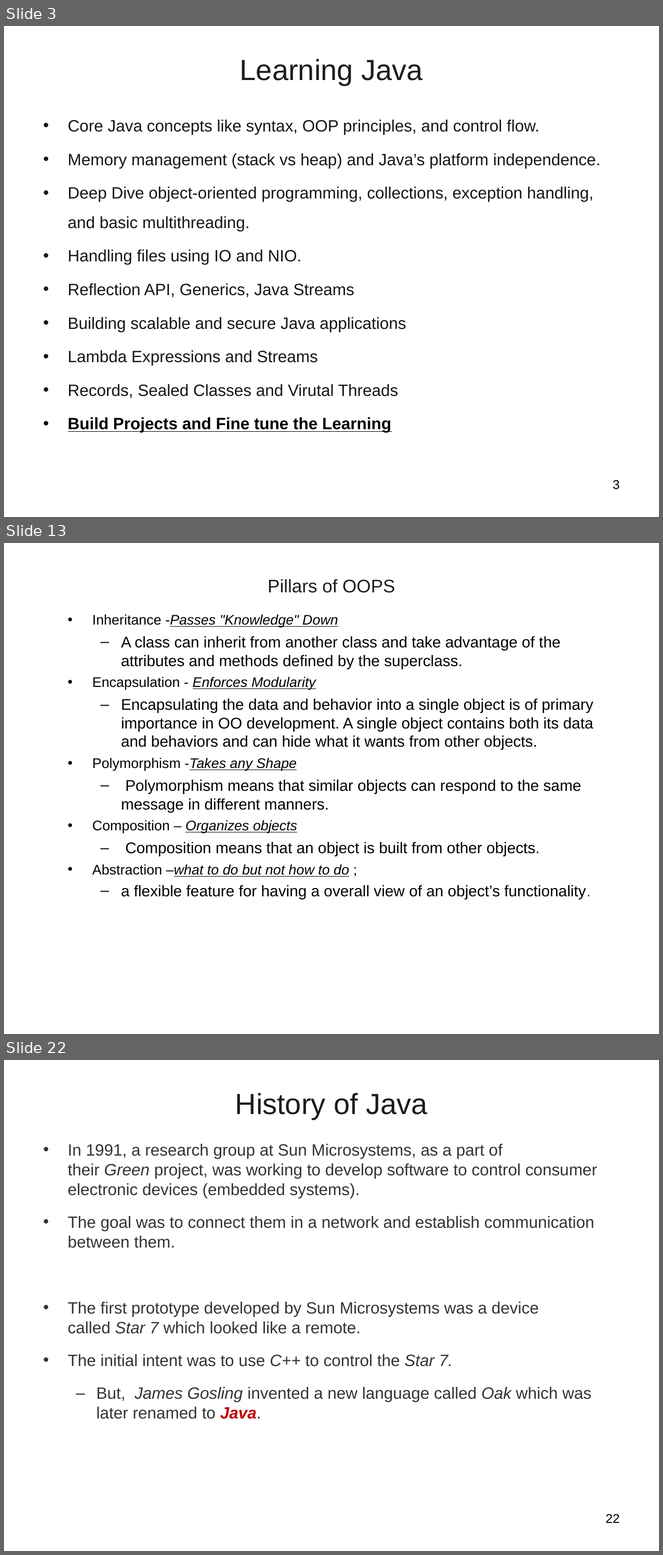
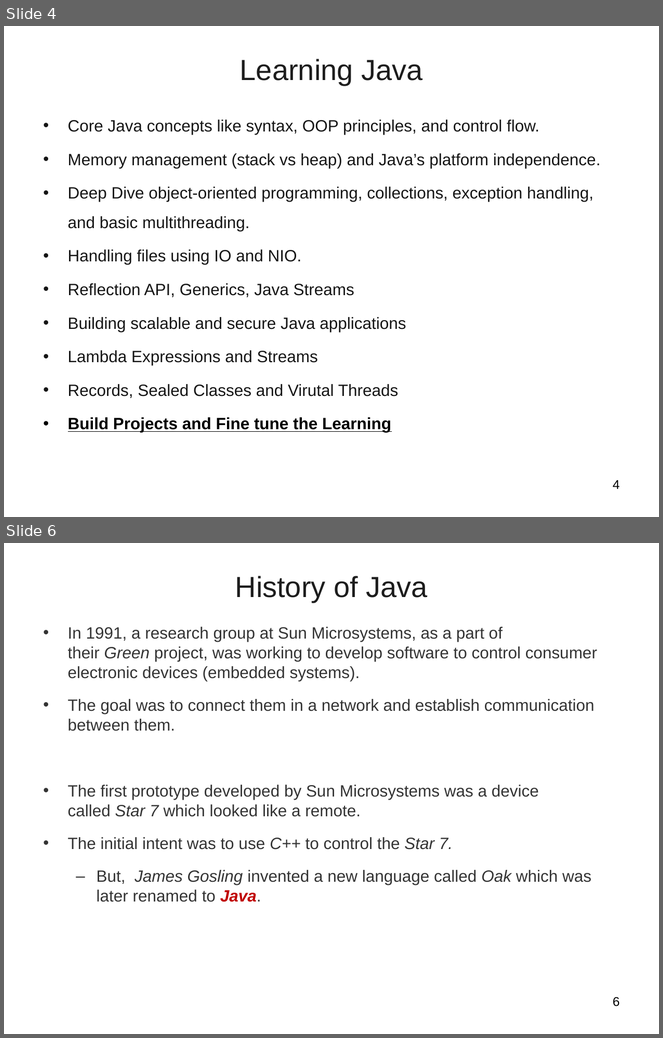
Before and after one commit to vatsanTraining/training_july_2025, a slide deck: Day1.ppt. Shown one above the other, each under a label of ours: slides 3, 13 and 22 before the commit, slides 4 and 6 after it; the slides between them are not shown. The pictures are 663x1555 and 663x1038 pixels, drawn with LibreOffice and Linux fonts; fonts in the diff are those of the drawing; background and template pictures are left out. Boxes give left, top, right and bottom in pixels: in the first picture for what was removed or moved away, otherwise in the second. Text is boxed around its words. In the diff, an @@ line names an element or a change of style, - is before the commit and + after.

```diff
--- a/Day1.ppt
+++ b/Day1.ppt
@@ slide 13 removed at (x1=4, y1=543, x2=659, y2=1034), background picture (left out) @@
@@ title removed at (x1=268, y1=579, x2=395, y2=593) @@
-Pillars of OOPS
@@ text removed at (x1=92, y1=614, x2=594, y2=899) @@
-• Inheritance -Passes "Knowledge" Down
-  – A class can inherit from another class and take advantage of the attributes and methods defined by the superclass.
-• Encapsulation - Enforces Modularity
-  – Encapsulating the data and behavior into a single object is of primary importance in OO development. A single object contains both its data and behaviors and can hide what it wants from other objects.
-• Polymorphism -Takes any Shape
-  – Polymorphism means that similar objects can respond to the same message in different manners.
-• Composition – Organizes objects
-  – Composition means that an object is built from other objects.
-• Abstraction –what to do but not how to do ;
-  – a flexible feature for having a overall view of an object’s functionality.
@@ what was slide 3 is now slide 4 @@
@@ page number at (x1=613, y1=480, x2=620, y2=489): text changed @@
-3
+4
@@ what was slide 22 is now slide 6 @@
@@ page number at (x1=613, y1=997, x2=620, y2=1007): text changed @@
-22
+6
```
Also in this commit, not shown: 2 slides added, 17 other slides removed, 6 other files.
